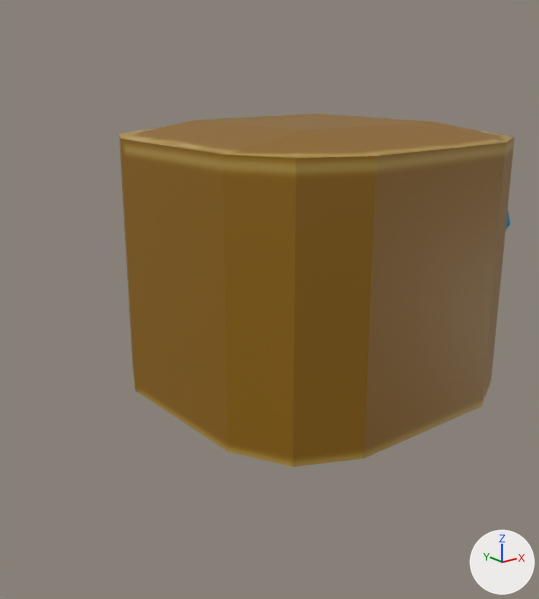
The OBJ model Resources/Models/3Dmodel/enemies/Boss.obj: old version first, new version second.
Both versions are drawn from a 50 mm lens placed at (-3.33, -3.69, 2.96), pointed at (-0.34, 0.05, 1.47). The axes (+X, +Y, +Z) are drawn at lower right. The lights are the same throughout. The first picture is the older version. Where no turn or scale is listed for an object, it has been applied to the vertices.

Names of what the first picture shows: '円柱.027'.
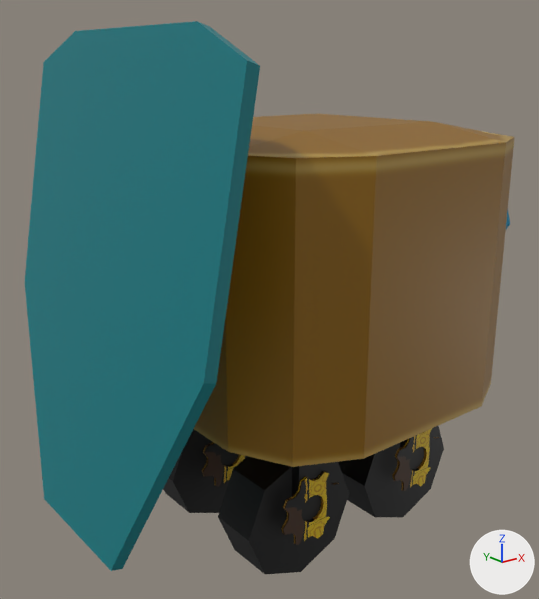
Pixel boxes [x1, y1, x2, y2] of what changed, in the pictures (539 x 599 px):
'円柱.027', reshaped (24% wider, 56% taller)
    before: [119, 114, 514, 467]
    after: [25, 21, 514, 574]
part 1 of me_円柱_027, added
    after: [338, 426, 444, 517]
part 2 of me_円柱_027, added
    after: [163, 429, 229, 513]
part 3 of me_円柱_027, added
    after: [218, 456, 349, 574]
part 4 of me_円柱_027, added (cyan)
    after: [25, 21, 440, 571]

Diff of the bpy script that builds the scene:
```diff
--- a/Resources/Models/3Dmodel/enemies/Boss.obj.py
+++ b/Resources/Models/3Dmodel/enemies/Boss.obj.py
@@ img_wheel_png @@
+img_wheel_png = load_image('wheel.png', 'wheel.png', 1024, 1024, 'sRGB')
@@ img_shield_png @@
+img_shield_png = load_image('shield.png', 'shield.png', 1024, 1024, 'sRGB')
@@ mat_マテリアル_018 @@
+mat_マテリアル_018 = principled_material('マテリアル.018')
+mat_マテリアル_018.texture = img_wheel_png
@@ mat_マテリアル_019 @@
+mat_マテリアル_019 = principled_material('マテリアル.019')
+mat_マテリアル_019.texture = img_wheel_png
@@ mat_マテリアル_021 @@
+mat_マテリアル_021 = principled_material('マテリアル.021')
+mat_マテリアル_021.texture = img_shield_png
@@ mat_マテリアル_017 @@
+mat_マテリアル_017 = principled_material('マテリアル.017')
+mat_マテリアル_017.texture = img_wheel_png
@@ mat_マテリアル_020 @@
+mat_マテリアル_020 = principled_material('マテリアル.020')
+mat_マテリアル_020.texture = img_wheel_png
@@ me_円柱_027 @@
 # used by ob_円柱_027; location = (0.0, 0.0, 0.0)
-me_円柱_027.from_pydata(...)  # 80 vertices, 57 faces; spans x -1.11..1.21, y -1.08..1.09, z 0.71..2.63
+me_円柱_027.from_pydata(...)  # 1256 vertices, 695 faces; spans x -1.82..1.21, y -1.08..1.15, z -0.19..3.16
+# me_円柱_027 part 1: a new loose piece, an 8-sided cylinder along y spanning x -0.02..0.83, y -0.59..-0.27, z -0.19..0.65, in mat_マテリアル_017 (picture img_wheel_png)
+# me_円柱_027 part 2: a new loose piece, an 8-sided cylinder along y spanning x -1.01..-0.16, y 0.28..0.6, z -0.19..0.65, in mat_マテリアル_019 (picture img_wheel_png)
+# me_円柱_027 part 3: a new loose piece, an 8-sided cylinder along y spanning x -1.01..-0.16, y -0.59..-0.27, z -0.19..0.65, in mat_マテリアル_020 (picture img_wheel_png)
+# me_円柱_027 part 4: 1112 vertices added at x -1.82..0.64, y -1.02..1.15, z 0.1..3.16
+# other edits to the shape of me_円柱_027 do not show in these pictures
 me_円柱_027.materials.append(mat_マテリアル_022)
+me_円柱_027.materials.append(mat_マテリアル_021)  # picture img_shield_png
+me_円柱_027.materials.append(mat_マテリアル_017)  # picture img_wheel_png
+me_円柱_027.materials.append(mat_マテリアル_018)  # picture img_wheel_png
+me_円柱_027.materials.append(mat_マテリアル_019)  # picture img_wheel_png
+me_円柱_027.materials.append(mat_マテリアル_020)  # picture img_wheel_png
```
